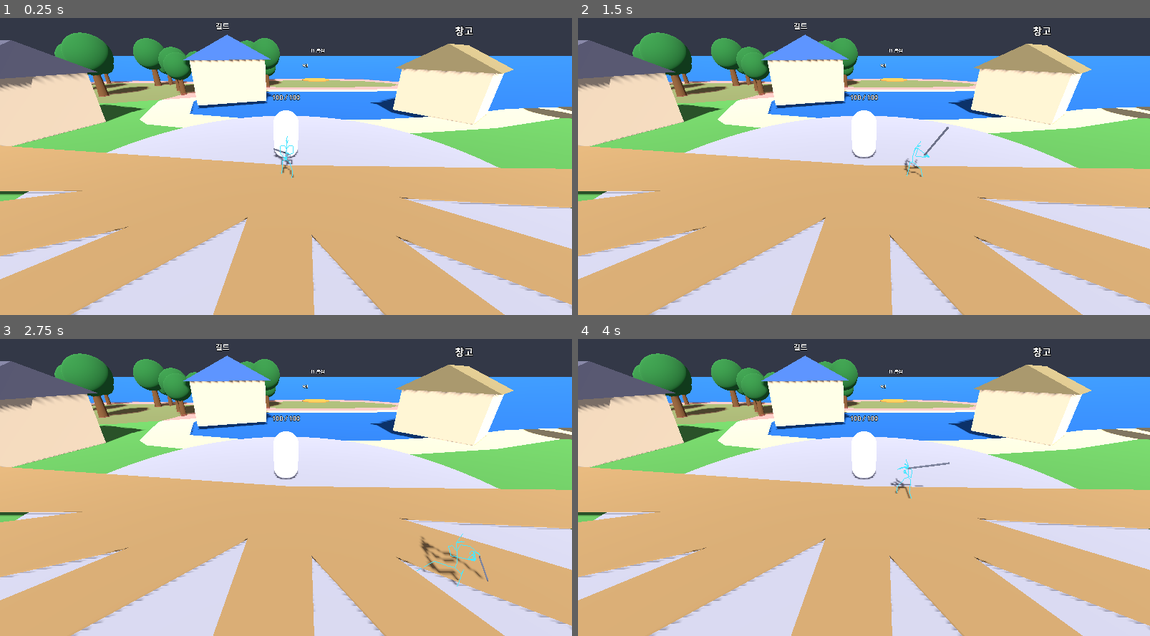
Above: before the commit, frames 1-4 (two rows, left to right).
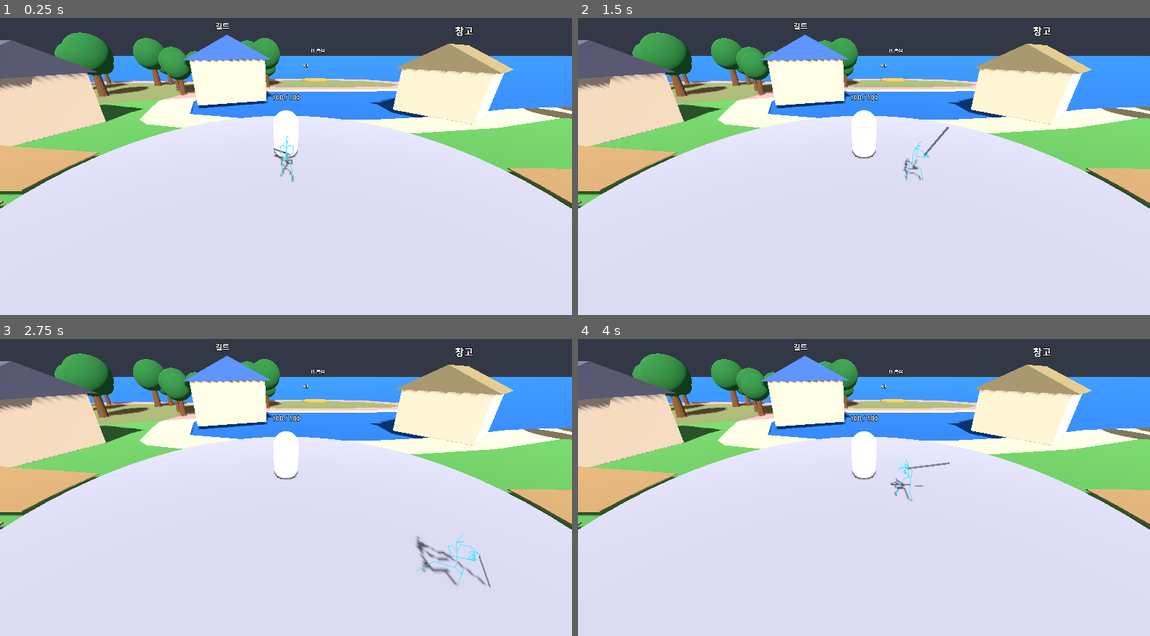
Above: after the commit, the same moments.

Repository: choiyoungun/emergency-process-local
Game: Godot game, scene res://scenes/main.tscn
The game is run twice, just before and just after one commit, with the same random seed, the same clock (stepped at 60 frames per second) and the same inputs.
Inputs (mouse positions are in pixels of both pictures, inside the frame that each line leads up to):
- Up to frame 1 (0.25 s): no input
- Up to frame 2 (1.5 s): tap Enter at 0.5 s; move the mouse to (989, 136) at 0.52 s; hold D (move_right) 0.53-1.28 s; tap J (attack) at 0.6, 1.35 s; click (989, 136) at 0.67 s; tap Space at 0.77 s; move the mouse to (749, 169) at 1.27 s; hold S (move_back) from 1.28 s (still down)
- Up to frame 3 (2.75 s): tap Space at 1.52 s; move the mouse to (343, 404) at 2.02 s; release S (move_back) at 2.03 s; hold D (move_right) from 2.03 s (still down); tap J (attack) at 2.1 s
- Up to frame 4 (4 s): move the mouse to (835, 540) at 2.77 s; release D (move_right) at 2.78 s; hold W (move_forward) 2.78-3.53 s; tap J (attack) at 2.85, 3.6 s; click (835, 540) at 2.92 s; tap Space at 3.02, 3.77 s; move the mouse to (1035, 523) at 3.52 s; hold A (move_left) from 3.53 s (still down)

The runs differ from the first frame. In frame 1, 39% of the frame differs, in the area x 0-100%, y 45-100%; in frame 2, 39%; in frame 3, 39%; in frame 4, 39%.

Commit message:
Start dirt paths at the plaza edge instead of covering the plaza
Co-Authored-By: Claude Sonnet 5.5 <noreply@anthropic.com>
Claude-Session: https://claude.ai/code/session_01Y28x93mMT5p1qb299pzQHS

Diff:
--- a/scripts/talking_island.gd
+++ b/scripts/talking_island.gd
@@ -184,10 +184,10 @@
 	for z in POIS:
 		if not z[3]:
 			continue
-		var a := Vector3.ZERO
 		var b := _px(z[1])
+		var a := b.normalized() * PLAZA_RADIUS   # 광장 가장자리에서 시작
 		var length := a.distance_to(b)
-		if length < 1.0:
+		if length < 1.0 or b.length() < PLAZA_RADIUS:
 			continue
 		var path := MeshInstance3D.new()
 		var mesh := BoxMesh.new()
